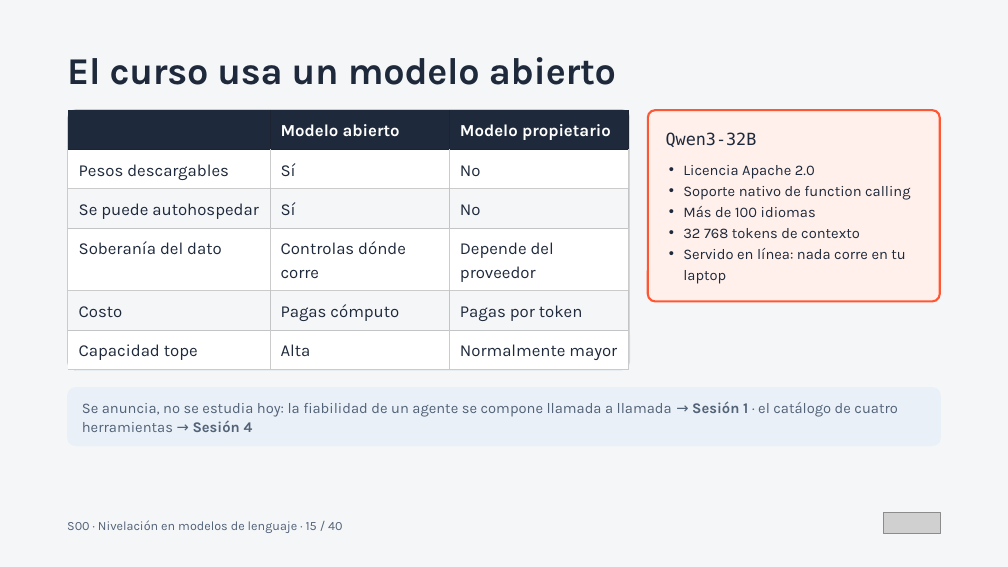
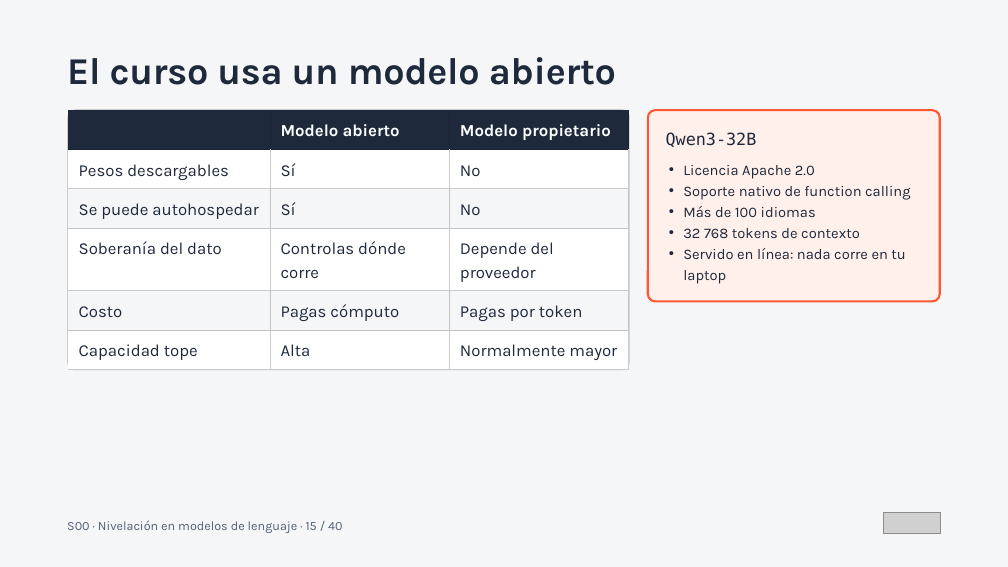
Before and after one commit to javierrosado/ariwalab-course-langchain, a slide deck: slide 17 of 00-preparacion/S00 · Nivelación en modelos de lenguaje.pptx (slide 15 before the commit). Drawn at 1008x567 pixels with LibreOffice and Linux fonts; fonts in the diff are those of the drawing; grey boxes stand for pictures. Boxes give left, top, right and bottom in pixels: in the first picture for what was removed or moved away, otherwise in the second. Text is boxed around its words. In the diff, an @@ line names an element or a change of style, - is before the commit and + after.

```diff
--- a/00-preparacion/S00 · Nivelación en modelos de lenguaje.pptx
+++ b/00-preparacion/S00 · Nivelación en modelos de lenguaje.pptx
@@ rounded rectangle removed at (x1=67, y1=387, x2=941, y2=446) @@
@@ text removed at (x1=82, y1=401, x2=897, y2=432) @@
-Se anuncia, no se estudia hoy: la fiabilidad de un agente se compone llamada a llamada → Sesión 1 · el catálogo de cuatro herramientas → Sesión 4
```
Also in this commit, not shown: 4 other slides changed, 3 slides added, 1 other file.
